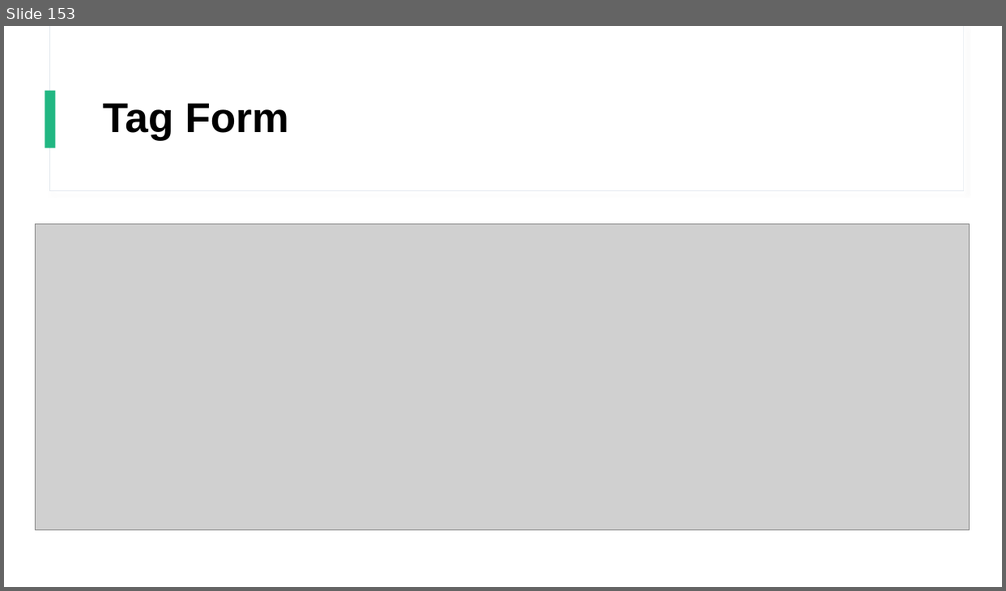
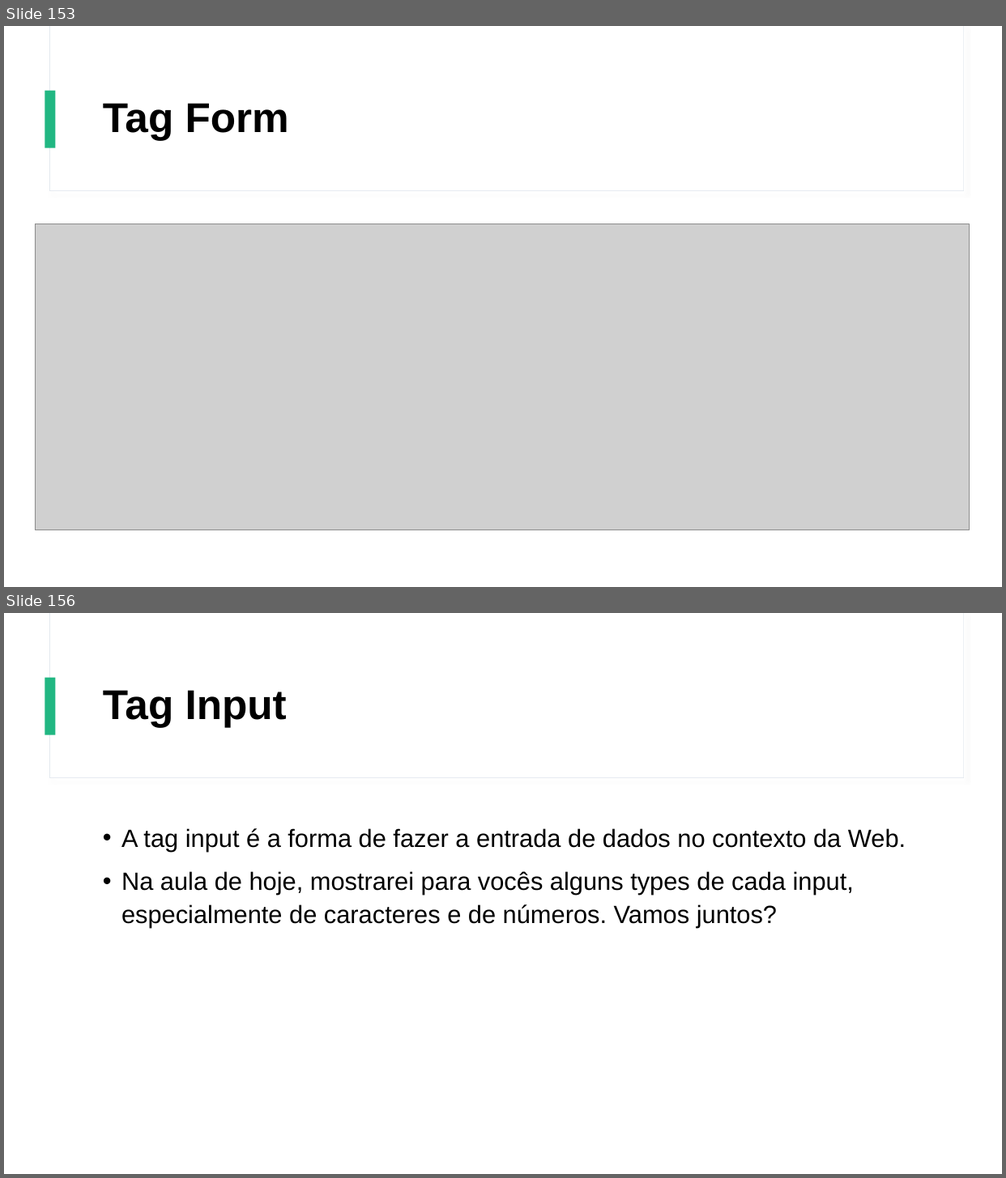
Before and after one commit to Gustavo6401/CursoHTMLCSS, a slide deck: Power Point/Curso de HTML e CSS.pptx. Shown one above the other, each under a label of ours: slide 153 before the commit, slides 153 and 156 after it; the slides between them are not shown. The pictures are 1006x591 and 1006x1178 pixels, drawn with LibreOffice and Linux fonts; fonts in the diff are those of the drawing; grey boxes stand for pictures. Boxes give left, top, right and bottom in pixels: in the first picture for what was removed or moved away, otherwise in the second. Text is boxed around its words. In the diff, an @@ line names an element or a change of style, - is before the commit and + after.

Commit message:
Aula Sobre Tabelas no HTML

```diff
--- a/Power Point/Curso de HTML e CSS.pptx
+++ b/Power Point/Curso de HTML e CSS.pptx
@@ slide 156 added at box(4, 613, 1002, 1174), background #FFFFFF; not listed: 3 template elements that a slide beside it also shows @@
@@ title added at box(103, 690, 287, 727), 40 pt, text #000000, bold @@
+Tag Input
@@ text added at box(121, 828, 906, 928), 24 pt, text #000000 @@
+• A tag input é a forma de fazer a entrada de dados no contexto da Web.
+• Na aula de hoje, mostrarei para vocês alguns types de cada input, especialmente de caracteres e de números. Vamos juntos?
```
Also in this commit, not shown: 8 other slides added, 5 other files.
